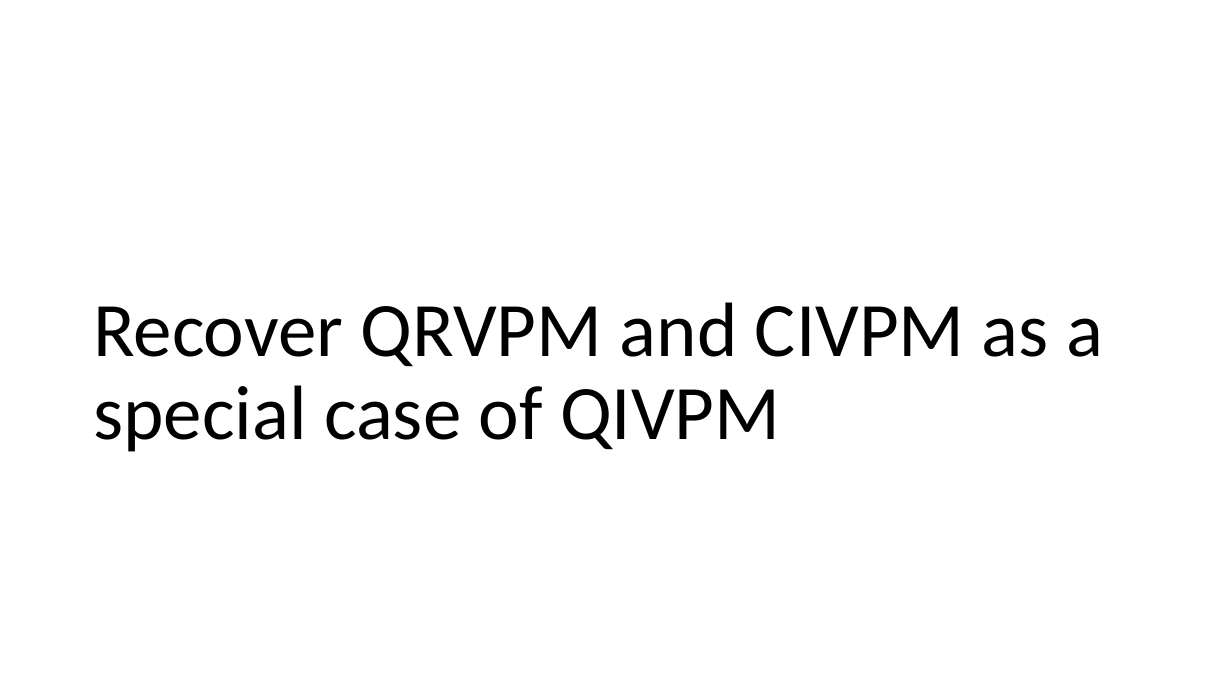
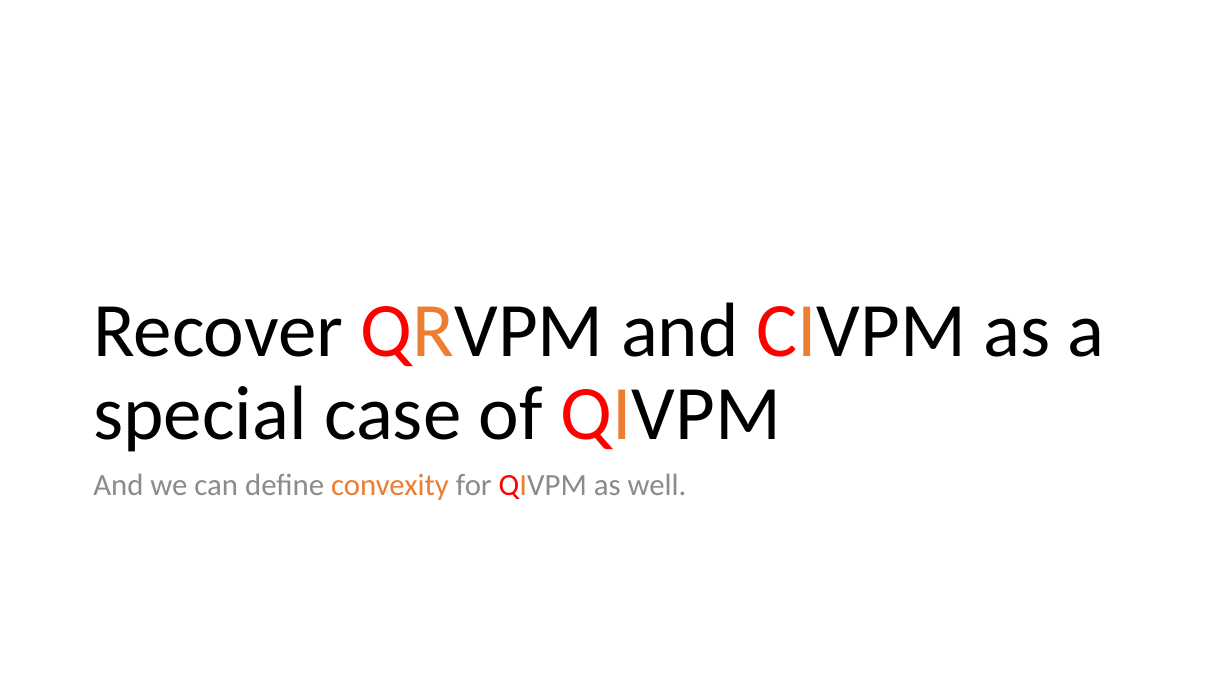
Before and after one commit to yuttai/Contextuality-and-Nonlocality-in-Discrete-Quantum-Theory, a slide deck: slide 11 of prop_letter.pptx. Drawn at 1232x693 pixels with LibreOffice and Linux fonts; fonts in the diff are those of the drawing. Boxes give left, top, right and bottom in pixels: in the first picture for what was removed or moved away, otherwise in the second. Text is boxed around its words. In the diff, an @@ line names an element or a change of style, - is before the commit and + after.

```diff
--- a/prop_letter.pptx
+++ b/prop_letter.pptx
@@ title "Recover QRVPM and CIVPM as ..." at <box>93,302,1105,452</box>: text colour #000000 to #FF0000, text colour #000000 to #ED7D31 in "QRVPM CIVPM QIVPM" @@
@@ text added at <box>93,473,687,500</box>, 24 pt, text #8C8C8C @@
+And we can define convexity for QIVPM as well.
```
Also in this commit, not shown: 5 other slides changed, 1 slide removed.
